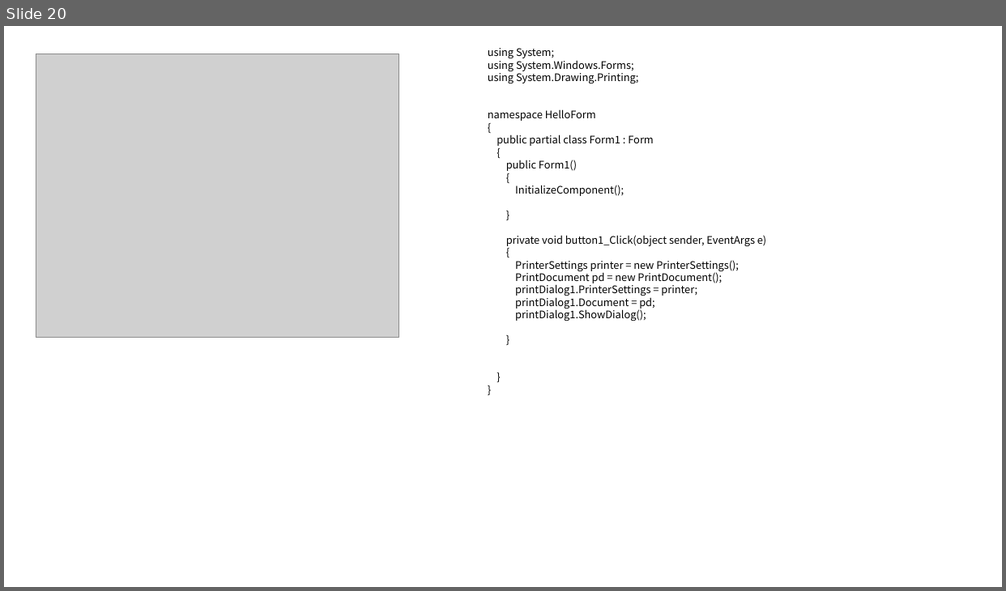
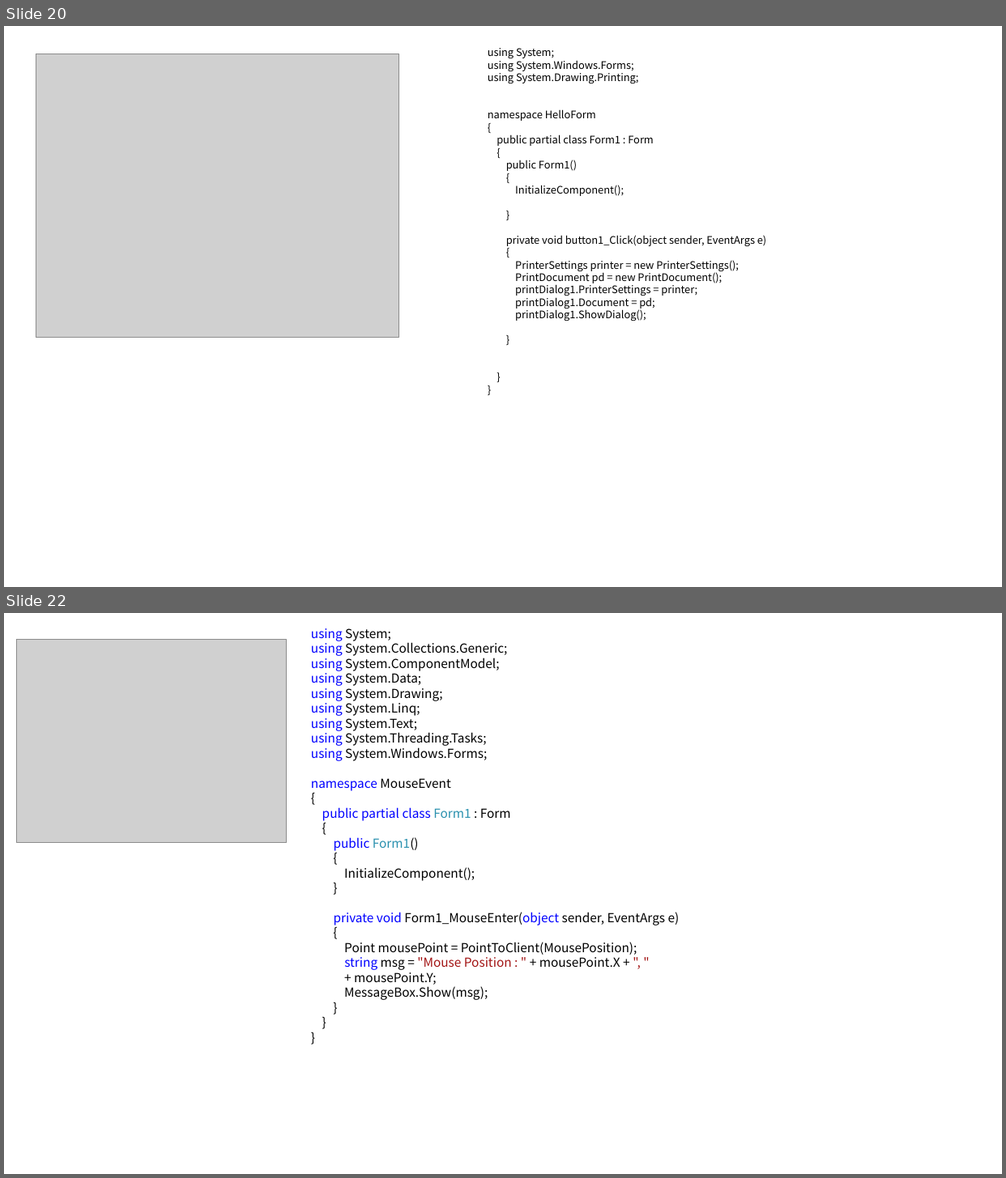
Before and after one commit to Kimhyunjin4455/CSharp, a slide deck: 객체0510.pptx. Shown one above the other, each under a label of ours: slide 20 before the commit, slides 20 and 22 after it; the slides between them are not shown. The pictures are 1006x591 and 1006x1178 pixels, drawn with LibreOffice and Linux fonts; fonts in the diff are those of the drawing; grey boxes stand for pictures. Boxes give left, top, right and bottom in pixels: in the first picture for what was removed or moved away, otherwise in the second. Text is boxed around its words. In the diff, an @@ line names an element or a change of style, - is before the commit and + after.

```diff
--- a/객체0510.pptx
+++ b/객체0510.pptx
@@ slide 22 added at <box>4,613,1002,1174</box>, background #FFFFFF @@
@@ text added at <box>311,628,680,1000</box>, 12 pt, text #000000 @@
+using System;
+using System.Collections.Generic;
+using System.ComponentModel;
+using System.Data;
+using System.Drawing;
+using System.Linq;
+using System.Text;
+using System.Threading.Tasks;
+using System.Windows.Forms;
+namespace MouseEvent
+{
+public partial class Form1 : Form
+{
+public Form1()
+{
+InitializeComponent();
+}
+private void Form1_MouseEnter(object sender, EventArgs e)
+{
+Point mousePoint = PointToClient(MousePosition);
+string msg = "Mouse Position : " + mousePoint.X + ", "
++ mousePoint.Y;
+MessageBox.Show(msg);
+}
+}
+}
@@ picture added at <box>17,640,286,844</box> @@
```
Also in this commit, not shown: 12 other slides added.
